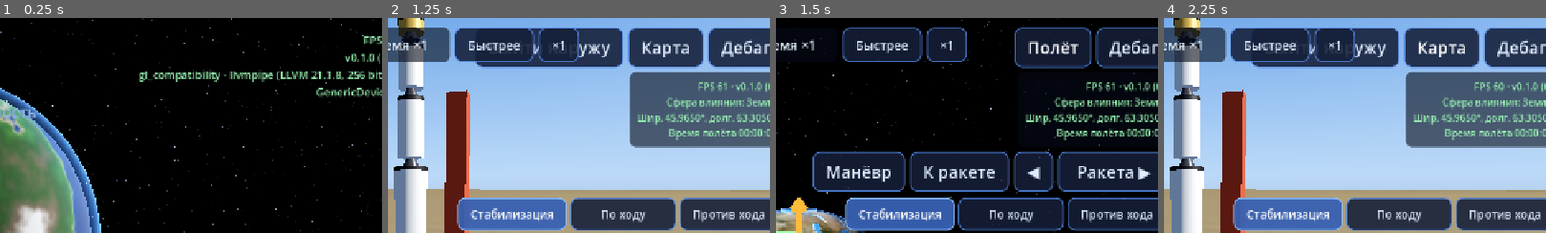
Above: before the commit, frames 1-4 (left to right).
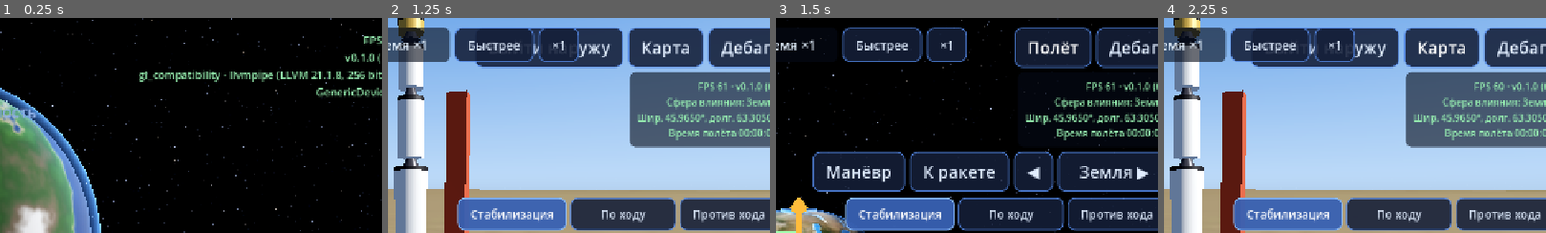
Above: after the commit, the same moments.

Repository: BuninSil/Starward
Game: Godot game, scene res://scenes/boot.tscn
Same seed, same stepped clock (60 frames per second), same inputs: the game is played once before the commit and once after it.
Inputs:
- Up to frame 1 (0.25 s): no input
- Up to frame 2 (1.25 s): click "ЛУННАЯ РАКЕТА" at 0.5 s
- Up to frame 3 (1.5 s): click "Карта" at 1.25 s
- Up to frame 4 (2.25 s): click "Полёт" at 2 s
The pictures show only the part of the screen within x 47-97%, y 0-50%; the shares and areas given below are measured in that part.

Frames 1-2 are identical in both runs. In frame 3, 0.6% of the frame differs, in the area x 79-98%, y 68-76%; in frame 4, nothing differs.

Commit message:
Robust hyperbolic Kepler propagation, coast prediction throttling, map focus button text
Co-Authored-By: Claude Opus 5.5 <noreply@anthropic.com>
Claude-Session: https://claude.ai/code/session_0113FrLWJiVSs1Ympzkh3Jgi

Diff:
--- a/scripts/flight/flight_hud.gd
+++ b/scripts/flight/flight_hud.gd
@@ -565,14 +565,14 @@
 	_focus_btn.visible = flight.map_mode
 	_ship_focus_btn.visible = flight.map_mode
 	_prev_body_btn.visible = flight.map_mode
-	if flight.map_mode:
-		_focus_btn.text = "Ракета ▶" if flight.map_focus_ship else "%s ▶" % flight.map_focus.name
 	_node_btn.visible = flight.map_mode
 	if not flight.map_mode:
 		_mn_panel.hide()
 
 
 func _process(delta: float) -> void:
+	if flight.map_mode and _focus_btn:
+		_focus_btn.text = ("%s ▶" % flight.vessel.body.name) if flight.map_focus_ship else ("%s ▶" % flight.map_focus.name)
 	var v: Vessel = flight.vessel
 	# Joystick: right = nose to local +X (east on the pad), up = nose to local -Z.
 	var j: Vector2 = _joystick.value
--- a/scripts/sim/autopilot/ap_coast.gd
+++ b/scripts/sim/autopilot/ap_coast.gd
@@ -6,6 +6,9 @@
 var until := ""
 var params := {}
 var _from: CelestialBody
+var _enc_t0 := -1.0
+var _pred_t := 0.0
+var _pred_body: CelestialBody = null
 
 
 func _init(u: String, p: Dictionary) -> void:
@@ -32,13 +35,18 @@
 			if v.body == params.body:
 				ap.wants_warp_reset = true
 				return DONE
-			var segs := Trajectory.predict(v.pos, v.vel, v.body, t, 2)
-			var enc := Trajectory.find_encounter(segs, params.body)
-			if enc.is_empty():
-				message = "траектория не ведёт в сферу влияния %s" % (params.body as CelestialBody).name
-				return FAILED
-			status = "до входа %s" % ApExecute._fmt(enc.t0 - t)
-			ap.requested_warp = warp_for(enc.t0 - t + 600.0)
+			# The prediction is costly: refresh it only every ~2% of the remaining time.
+			if _enc_t0 < 0.0 or t - _pred_t > maxf(30.0, (_enc_t0 - t) * 0.02) or v.body != _pred_body:
+				var segs := Trajectory.predict(v.pos, v.vel, v.body, t, 2)
+				var enc := Trajectory.find_encounter(segs, params.body)
+				if enc.is_empty():
+					message = "траектория не ведёт в сферу влияния %s" % (params.body as CelestialBody).name
+					return FAILED
+				_enc_t0 = enc.t0
+				_pred_t = t
+				_pred_body = v.body
+			status = "до входа %s" % ApExecute._fmt(_enc_t0 - t)
+			ap.requested_warp = warp_for(_enc_t0 - t + 600.0)
 		"soi_parent":
 			if v.body != _from:
 				ap.wants_warp_reset = true
--- a/scripts/sim/orbit.gd
+++ b/scripts/sim/orbit.gd
@@ -105,22 +105,62 @@
 	var vr0 := r0.dot(v0) / r0l
 	var alpha := 2.0 / r0l - v0.length_squared() / mu  # 1/a
 
-	# Initial guess
+	# Universal Kepler equation F(chi) = 0; F is monotonic in chi.
+	var kep := func(x: float) -> Array:   # [F, dF/dchi] as 64-bit floats
+		var z := alpha * x * x
+		var c := _stumpff_c(z)
+		var s := _stumpff_s(z)
+		var f := r0l * vr0 / smu * x * x * c + (1.0 - alpha * r0l) * x * x * x * s + r0l * x - smu * dt
+		var fp := r0l * vr0 / smu * x * (1.0 - alpha * x * x * s) + (1.0 - alpha * r0l) * x * x * c + r0l
+		return [f, fp]
+	# Initial guess (Vallado): elliptic / hyperbolic.
 	var chi := smu * absf(alpha) * dt
-	if absf(alpha) < 1e-12 or chi == 0.0:
+	if alpha < -1e-12:
+		var a_h := 1.0 / alpha
+		var sg := signf(dt)
+		var arg := -2.0 * mu * alpha * dt / (r0.dot(v0) + sg * sqrt(-mu * a_h) * (1.0 - r0l * alpha))
+		chi = sg * sqrt(-a_h) * log(arg) if arg > 0.0 else smu * dt / r0l
+	elif absf(alpha) < 1e-12 or chi == 0.0:
 		chi = smu * dt / r0l
+	var ok := false
 	for _i in 60:
+		# Inline Newton step (hot path; the lambda is only for the fallback).
 		var z := alpha * chi * chi
 		var c := _stumpff_c(z)
-		var s := _stumpff_s(z)
-		var f := r0l * vr0 / smu * chi * chi * c + (1.0 - alpha * r0l) * chi * chi * chi * s \
-			+ r0l * chi - smu * dt
-		var fp := r0l * vr0 / smu * chi * (1.0 - alpha * chi * chi * s) \
-			+ (1.0 - alpha * r0l) * chi * chi * c + r0l
+		var sv := _stumpff_s(z)
+		var f := r0l * vr0 / smu * chi * chi * c + (1.0 - alpha * r0l) * chi * chi * chi * sv + r0l * chi - smu * dt
+		var fp := r0l * vr0 / smu * chi * (1.0 - alpha * chi * chi * sv) + (1.0 - alpha * r0l) * chi * chi * c + r0l
 		var step := f / fp
 		chi -= step
+		if not is_finite(chi):
+			break
 		if absf(step) < 1e-9:
-			break
+			ok = true
+			break
+	if not ok:
+		# Newton wandered off (long hyperbolic arcs): bracket and bisect instead.
+		var lo := 0.0
+		var hi := smu * absf(dt) / r0l + 1.0
+		if dt < 0.0:
+			lo = -hi
+			hi = 0.0
+		var guard := 0
+		while float(kep.call(hi)[0]) < 0.0 and guard < 200:
+			hi = hi * 2.0 if hi > 0.0 else hi * 0.5
+			guard += 1
+		guard = 0
+		while float(kep.call(lo)[0]) > 0.0 and guard < 200:
+			lo = lo * 2.0 if lo < 0.0 else lo - 1.0
+			guard += 1
+		for _j in 200:
+			var mid := (lo + hi) * 0.5
+			if float(kep.call(mid)[0]) > 0.0:
+				hi = mid
+			else:
+				lo = mid
+			if hi - lo < 1e-9 * maxf(1.0, absf(mid)):
+				break
+		chi = (lo + hi) * 0.5
 
 	var z2 := alpha * chi * chi
 	var c2 := _stumpff_c(z2)
